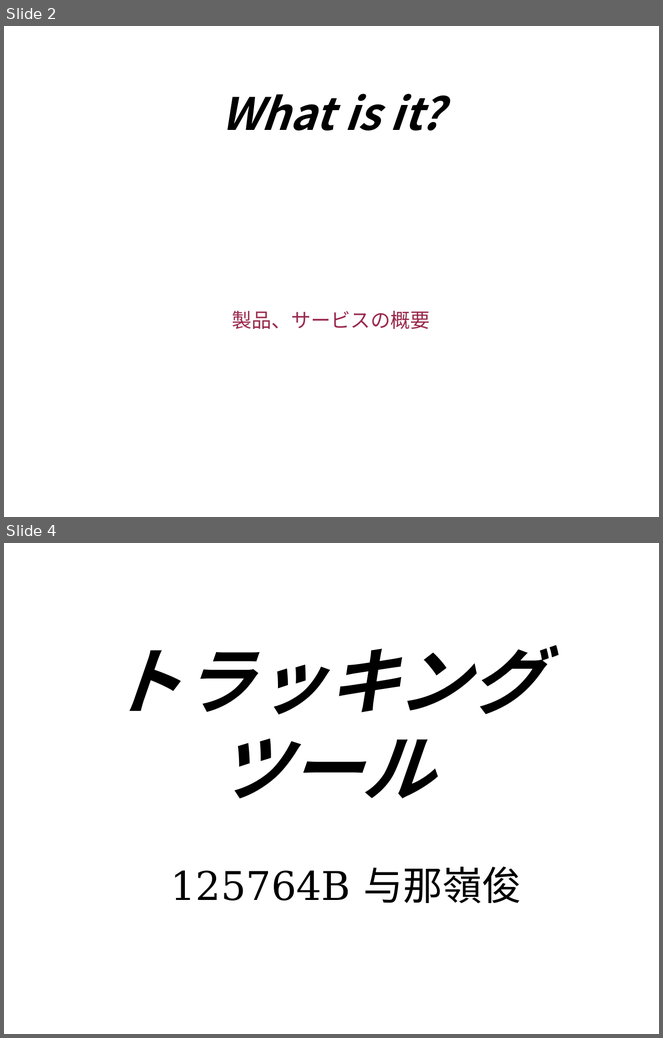
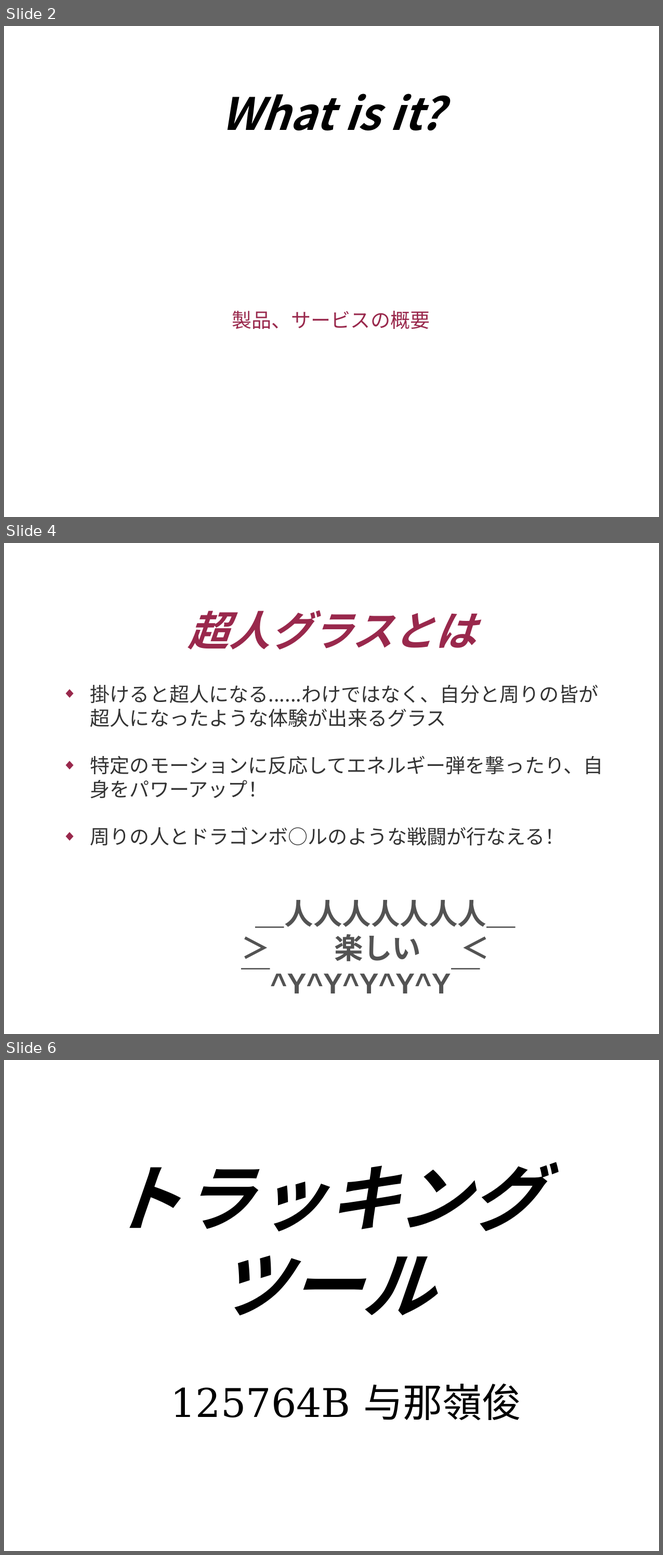
Before and after one commit to e125719/Pro3_5, a slide deck: app.odp. Shown one above the other, each under a label of ours: slides 2 and 4 before the commit, slides 2, 4 and 6 after it; the slides between them are not shown. The pictures are 663x1038 and 663x1555 pixels, drawn with LibreOffice and Linux fonts; fonts in the diff are those of the drawing; background and template pictures are left out. Boxes give left, top, right and bottom in pixels: in the first picture for what was removed or moved away, otherwise in the second. Text is boxed around its words. In the diff, an @@ line names an element or a change of style, - is before the commit and + after.

```diff
--- a/app.odp
+++ b/app.odp
@@ slide 4 added at [4, 543, 659, 1034], background picture (left out) @@
@@ title added at [188, 610, 476, 650], 50 pt, text #99284C, bold, italic @@
+超人グラスとは
@@ text added at [90, 685, 604, 994], 24 pt, text #333333 @@
+◆ 掛けると超人になる......わけではなく、自分と周りの皆が超人になったような体験が出来るグラス
+◆ 特定のモーションに反応してエネルギー弾を撃ったり、自身をパワーアップ！
+◆ 周りの人とドラゴンボ○ルのような戦闘が行なえる！
+＿人人人人人人人＿
+＞ 楽しい ＜
+￣^Y^Y^Y^Y^Y￣
@@ what was slide 4 is now slide 6 @@
```
Also in this commit, not shown: 1 slide changed, 1 other slide added, 1 other file.
